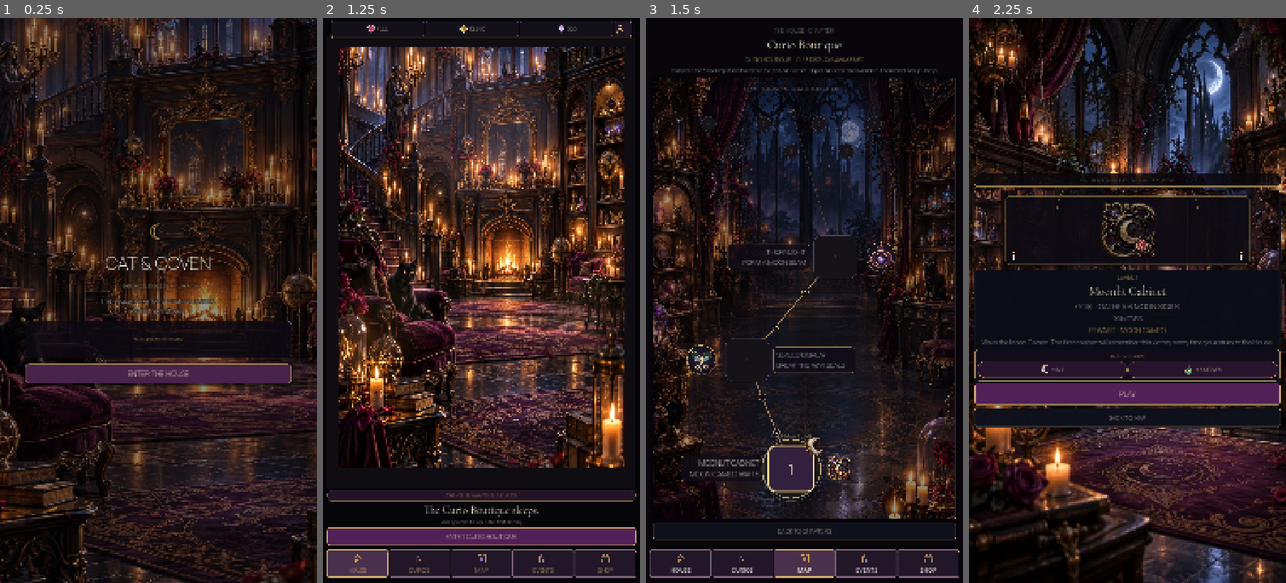
Above: before the commit, frames 1-4 (left to right).
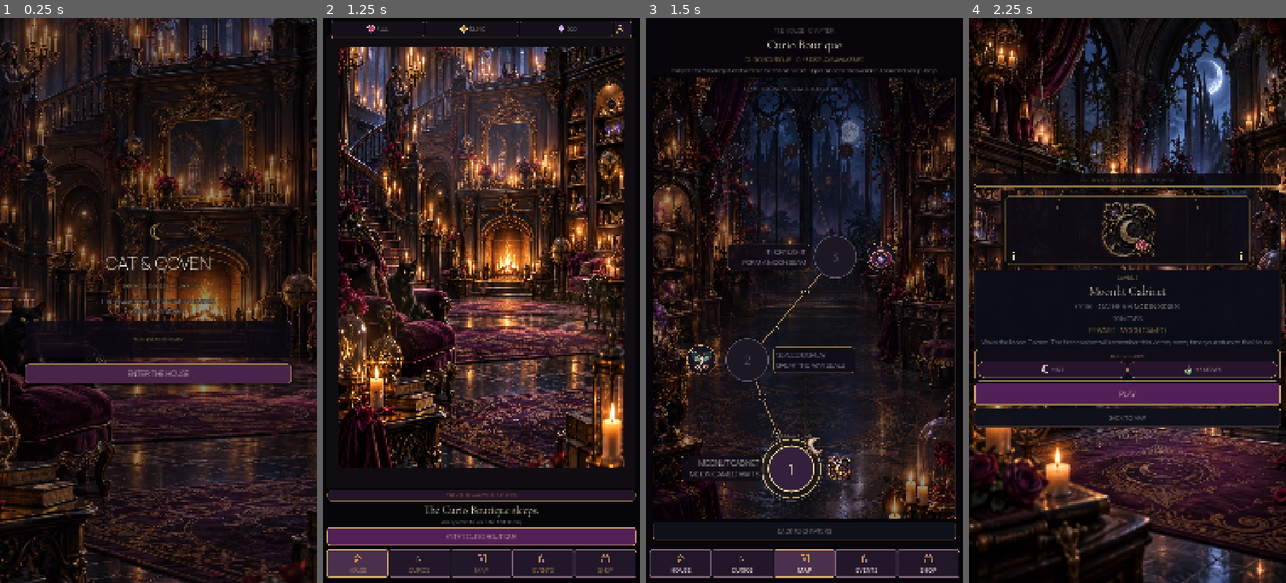
Above: after the commit, the same moments.

Repository: Jay-prodesign/akilta-match3
Game: Godot game, scene res://src/app/app_bootstrap.tscn
The game is run twice, just before and just after one commit, with the same random seed, the same clock (stepped at 60 frames per second) and the same inputs.
Inputs:
- Up to frame 1 (0.25 s): no input
- Up to frame 2 (1.25 s): click "ENTER THE HOUSE" at 0.5 s
- Up to frame 3 (1.5 s): click "ENTER CURIO BOUTIQUE" at 1.25 s
- Up to frame 4 (2.25 s): click "1" at 2 s

Frames 1-2 are identical in both runs. In frame 3, 0.7% of the frame differs, in the area x 24-67%, y 38-85%; in frame 4, nothing differs.

Commit message:
Levels: make catalog route rebuild deterministic

Diff:
--- a/src/ui/map/chapter_route_view.gd
+++ b/src/ui/map/chapter_route_view.gd
@@ -70,8 +70,13 @@
 	return _frontier_level
 
 func _build_route() -> void:
+	# Rebuild synchronously so same-frame catalog/cap updates never leave stale
+	# named controls competing with the live frontier marker.
 	for child in get_children():
+		remove_child(child)
 		child.queue_free()
+	_frontier_focus = null
+	_frontier_label = null
 	_level_buttons.clear()
 	_level_labels.clear()
 	_centers.clear()
--- a/tests/unit/test_level_catalog.gd
+++ b/tests/unit/test_level_catalog.gd
@@ -10,6 +10,7 @@
 		var issues: Array[String] = catalog.validate()
 		_expect(issues.is_empty(), "canonical level catalog must validate: %s" % str(issues))
 		_expect(catalog.count() == 3, "current opening catalog must own exactly three verified levels")
+		_expect(catalog.entries().size() == catalog.count(), "catalog entries and count must share one authority")
 		for number in range(1, catalog.count() + 1):
 			var entry: Dictionary = catalog.entry(number)
 			_expect(int(entry.get("number", 0)) == number, "catalog level numbers must be contiguous")
--- a/tests/visual/capture_chapter_route_frontier.gd
+++ b/tests/visual/capture_chapter_route_frontier.gd
@@ -5,6 +5,7 @@
 const Typography = preload("res://src/ui/theme/typography.gd")
 const CurioMaterials = preload("res://src/ui/theme/curio_materials.gd")
 const ProgressScript = preload("res://src/progression/player_progress.gd")
+const LevelCatalog = preload("res://src/content/level_catalog.gd")
 
 func _init() -> void:
 	call_deferred("_capture")
@@ -16,10 +17,14 @@
 		{"name":"chapter-route-02-frontier3.png","wins":2},
 		{"name":"chapter-route-03-complete.png","wins":3},
 	]
+	var catalog = LevelCatalog.new()
+	if not catalog.load_default() or not catalog.validate().is_empty():
+		return _fail(null, "S03 canonical level catalog failed to load")
 	for state in states:
 		var screen = MapScene.instantiate()
-		screen.canonical_level_cap = 3
-		screen.visible_route_levels = 10
+		screen.canonical_level_cap = catalog.count()
+		screen.visible_route_levels = max(10, catalog.count())
+		screen.set_level_catalog(catalog.entries())
 		root.add_child(screen)
 		Typography.apply(screen)
 		CurioMaterials.apply(screen)
@@ -38,6 +43,9 @@
 		var focus: TextureRect = route.get_node_or_null("FrontierFocus") as TextureRect
 		if focus == null or focus.texture == null:
 			return _fail(screen, "S03 authored frontier focus missing")
+		var relic_art: TextureRect = route.get_node_or_null("RelicArt1") as TextureRect
+		if relic_art == null or relic_art.texture == null:
+			return _fail(screen, "S03 catalog-driven raster Curio route art missing")
 		if (expected_frontier > 0) != focus.visible:
 			return _fail(screen, "S03 frontier focus visibility mismatch")
 		if not await _save(screen, String(state["name"])):
